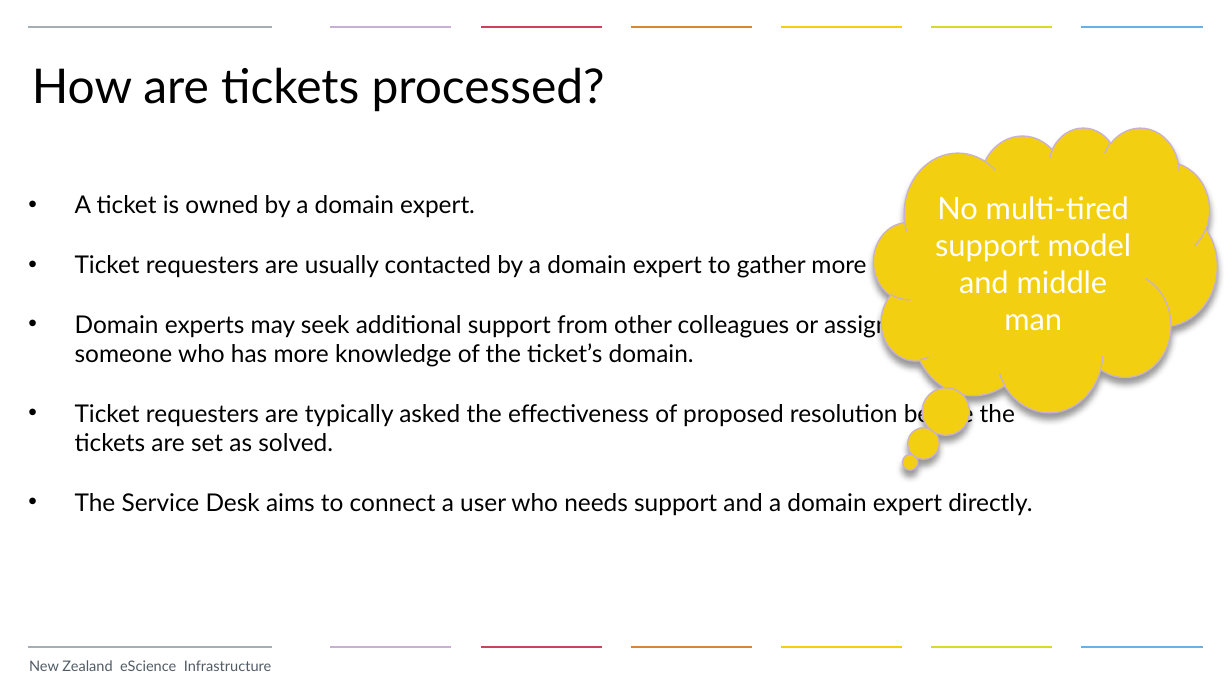
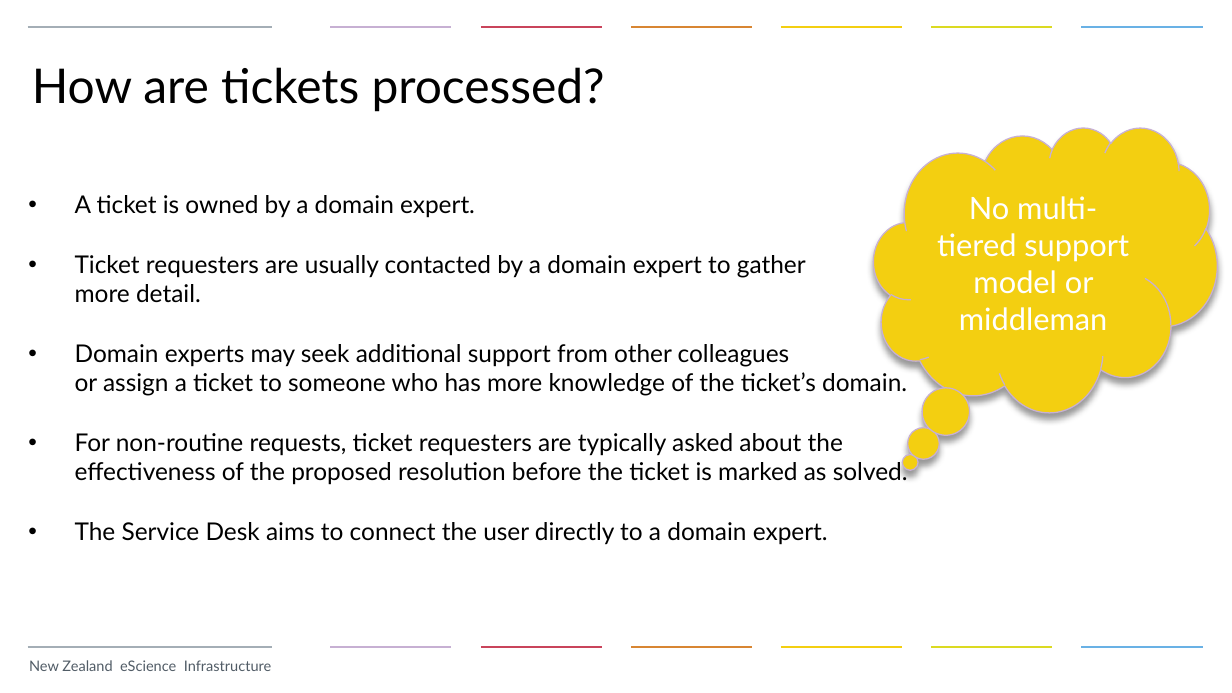
Before and after one commit to nesi/eResearch-NZ-2015, a slide deck: slide 6 of NeSI_I_Have_a Problem_and_I_Need_Support/NeSI_Service_Desk.pptx. Drawn at 1232x693 pixels with LibreOffice and Linux fonts; fonts in the diff are those of the drawing; background and template pictures are left out. Boxes give left, top, right and bottom in pixels: in the first picture for what was removed or moved away, otherwise in the second. Text is boxed around its words. In the diff, an @@ line names an element or a change of style, - is before the commit and + after.

```diff
--- a/NeSI_I_Have_a Problem_and_I_Need_Support/NeSI_Service_Desk.pptx
+++ b/NeSI_I_Have_a Problem_and_I_Need_Support/NeSI_Service_Desk.pptx
@@ text in thought cloud at [937, 196, 1129, 331]: text changed @@
-No multi-tired support model and middle man
+No multi-tiered support model or middleman
@@ text at [75, 433, 908, 545]: text changed @@
-• Ticket requesters are typically asked the effectiveness of proposed resolution before the tickets are set as solved.
-• The Service Desk aims to connect a user who needs support and a domain expert directly.
+• For non-routine requests, ticket requesters are typically asked about the
+  effectiveness of the proposed resolution before the ticket is marked as solved.
+• The Service Desk aims to connect the user directly to a domain expert.
```
Also in this commit, not shown: 3 other slides changed, 2 other files.
